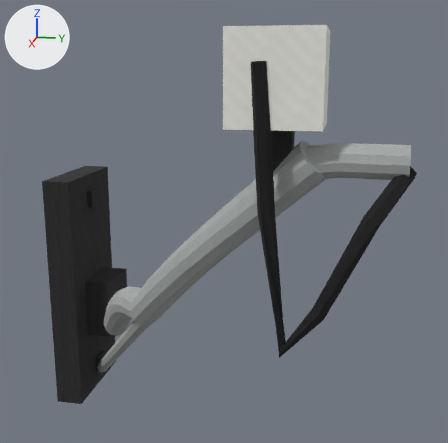
What one commit did to the OBJ model src/main/resources/assets/realgrid/models/block/pole_light_mount/arm_1_right_wired.obj.
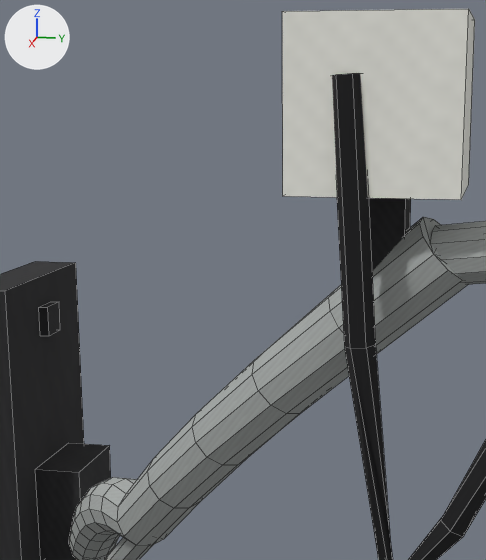
Each version appears first whole from a 50 mm camera at (2.72, 0.07, 1.33) aimed at (0.9, -0.29, 0.87), and next in a close-up on the part from 15% to 75% of the width and 4% to 75% of the height. Every picture has the same lights, and +X, +Y and +Z are marked at upper left. The first two pictures are the older version. The close-ups show mesh edges as thin lines. Where no turn or scale is listed for an object, it has been applied to the vertices. Vertices at exactly the same position are counted once.

The first close-up shows 'pole_light_mount_1_right_wired'.
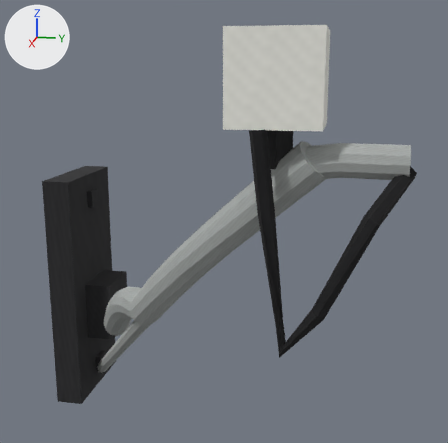
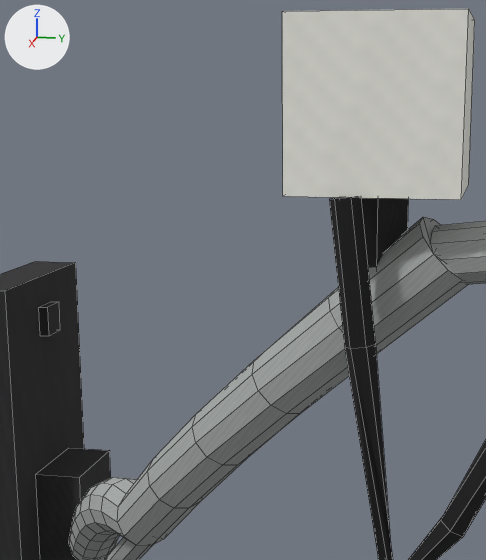
The edits, one by one:
me_pole_light_mount_1_right_wired is used by ob_pole_light_mount_1_right_wired; location (0.0, 0.0, 0.0).
Verts and faces of me_pole_light_mount_1_right_wired; kept vertices keep their numbers, new ones are numbered from 364.
Before the commit, vertices of me_pole_light_mount_1_right_wired: 8 (0.406, -0.9, 0.313), 9 (0.594, -0.9, 0.313), 10 (0.594, -0.9, 0.531) at pixel (35, 469), 11 (0.406, -0.9, 0.531) at pixel (68, 442), 12 (0.594, -0.8, 0.313).
Before the commit, vertices of me_pole_light_mount_1_right_wired: 13 (0.406, -0.8, 0.313), 14 (0.406, -0.8, 0.531) at pixel (109, 445), 15 (0.594, -0.8, 0.531) at pixel (79, 472).
Before the commit, vertices of me_pole_light_mount_1_right_wired: 312 (1.431, -0.1, 1.124), 313 (1.493, -0.1, 1.124), 314 (1.493, -0.1, 1.218), 315 (1.431, -0.1, 1.218), 316 (1.493, -0.037, 1.124).
Before the commit, vertices of me_pole_light_mount_1_right_wired: 317 (1.431, -0.037, 1.124), 318 (1.431, -0.037, 1.218), 319 (1.493, -0.037, 1.218), 328 (1.552, -0.113, 1.342), 331 (1.567, -0.105, 1.343) at pixel (336, 74).
Before the commit, vertices of me_pole_light_mount_1_right_wired: 333 (1.567, -0.088, 1.344) at pixel (352, 73), 335 (1.552, -0.079, 1.344), 337 (1.537, -0.088, 1.343), 339 (1.537, -0.105, 1.342).
me_pole_light_mount_1_right_wired had 364 vertices, 329 faces and spanned x 0.312..1.603, y -1.0..0.201, z 0.063..1.405.
me_pole_light_mount_1_right_wired now has 364 vertices, 328 faces and spans x 0.312..1.603, y -1.0..0.201, z 0.063..1.405.
Part 1, on me_pole_light_mount_1_right_wired:
Vertices 8 to 15 move by (0.0, 0.0, -0.012).
Part 2, on me_pole_light_mount_1_right_wired:
Faces deleted: (312, 315, 318, 317).
Vertices 328, 331, 339 move by (0.0, 0.0, -0.126).
Vertex 312 moves to (1.462, -0.037, 1.093).
Vertex 313 moves to (1.462, -0.037, 1.218).
Vertex 314 moves to (1.493, -0.069, 1.218).
Vertex 315 moves to (1.493, -0.069, 1.093).
Vertex 319 moves to (1.462, -0.1, 1.218).
Vertex 318 moves to (1.462, -0.1, 1.093).
Vertex 316 moves to (1.431, -0.069, 1.218).
Vertex 317 moves to (1.431, -0.069, 1.093).
Vertex 333 moves to (1.567, -0.088, 1.219), pixel (351, 197).
Vertex 337 moves to (1.537, -0.088, 1.218).
Vertex 335 moves to (1.552, -0.079, 1.22).

What differs and where, as boxes (x1, y1, x2, y2) in the close-ups (486 x 560 px; the box of a moved part takes in the faces that stretch with it):
part 1 of me_pole_light_mount_1_right_wired, moved or reshaped
    before: (35, 443, 111, 560)
    after: (36, 448, 111, 560)
part 2 of me_pole_light_mount_1_right_wired, cut back
    before: (332, 73, 411, 348)
    after: (329, 196, 408, 349)
